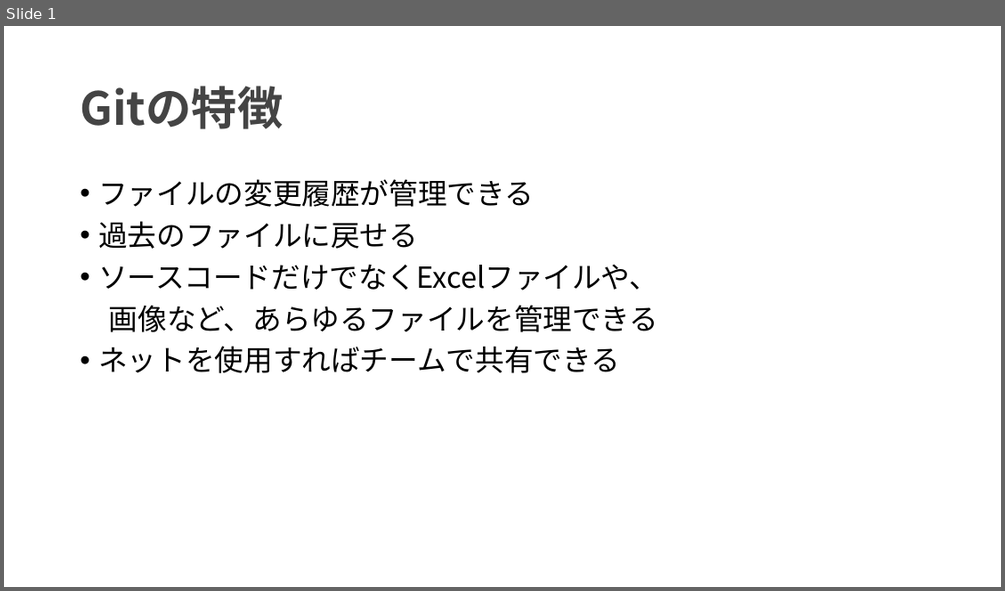
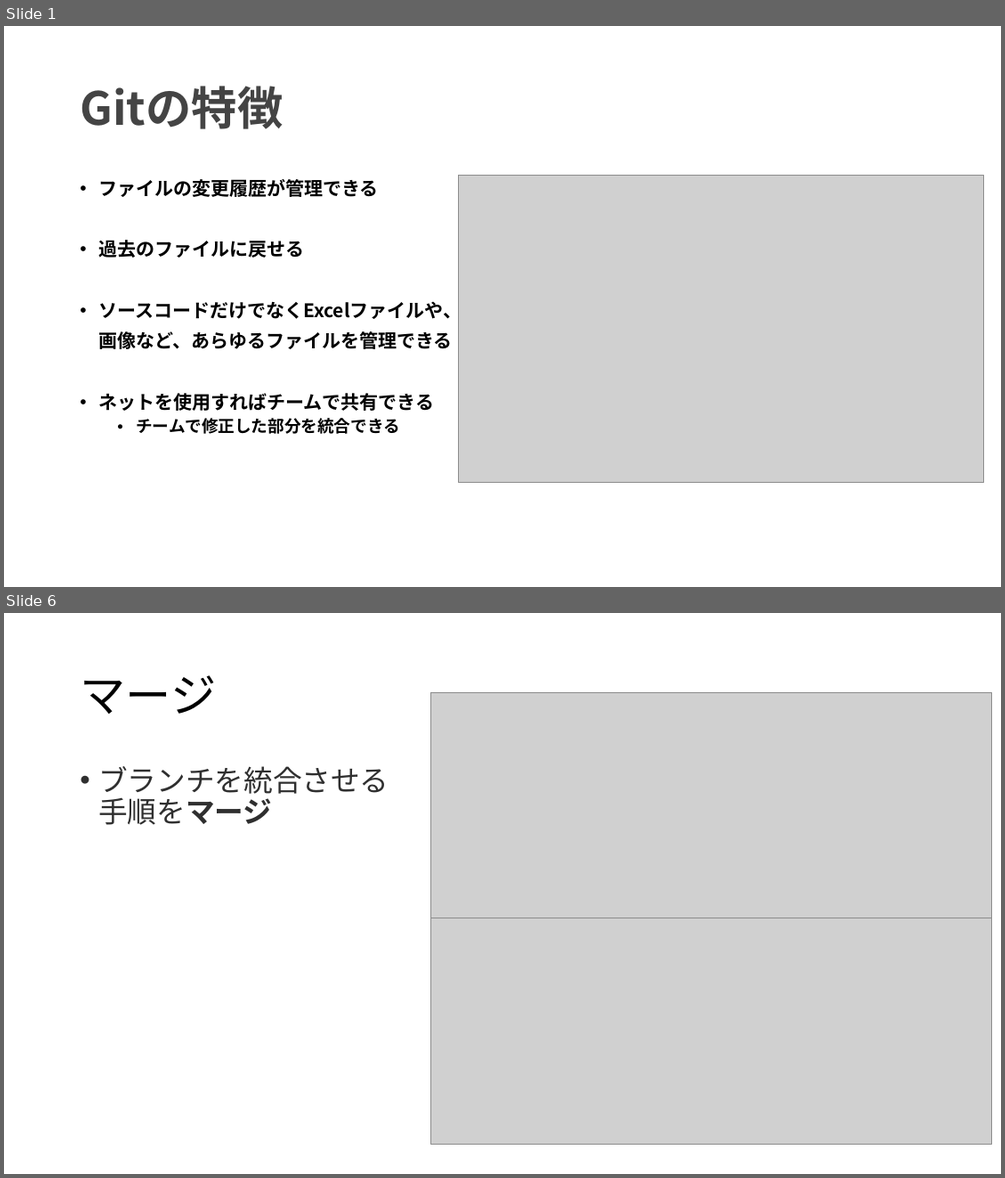
Before and after one commit to h-sasamura/test, a slide deck: Gitの特徴.pptx. Shown one above the other, each under a label of ours: slide 1 before the commit, slides 1 and 6 after it; the slides between them are not shown. The pictures are 1005x591 and 1005x1178 pixels, drawn with LibreOffice and Linux fonts; fonts in the diff are those of the drawing; grey boxes stand for pictures. Boxes give left, top, right and bottom in pixels: in the first picture for what was removed or moved away, otherwise in the second. Text is boxed around its words. In the diff, an @@ line names an element or a change of style, - is before the commit and + after.

```diff
--- a/Gitの特徴.pptx
+++ b/Gitの特徴.pptx
@@ slide 6 added at (4, 613, 1001, 1174), background #FFFFFF @@
@@ title added at (80, 675, 216, 714), 44 pt, text #000000 @@
+マージ
@@ picture added at (431, 692, 992, 918) @@
@@ text added at (98, 766, 388, 825), 28 pt, text #2F2F2F @@
+• ブランチを統合させる手順をマージ
@@ picture added at (431, 918, 992, 1144) @@
@@ slide 1 changed as well @@
@@ text at (98, 179, 461, 410): size 28 to 18 pt, bold on in "ファイルの変更履歴が管理できる", "過去のファイルに戻せる", "ソースコードだけでなくExcelファイルや、", "画像など、あらゆるファイルを管理できる" and 1 more places @@
@@ picture added at (459, 176, 984, 483) @@
@@ text at (136, 418, 400, 434): paragraph added @@
+  • チームで修正した部分を統合できる
```
Also in this commit, not shown: 4 other slides added.
